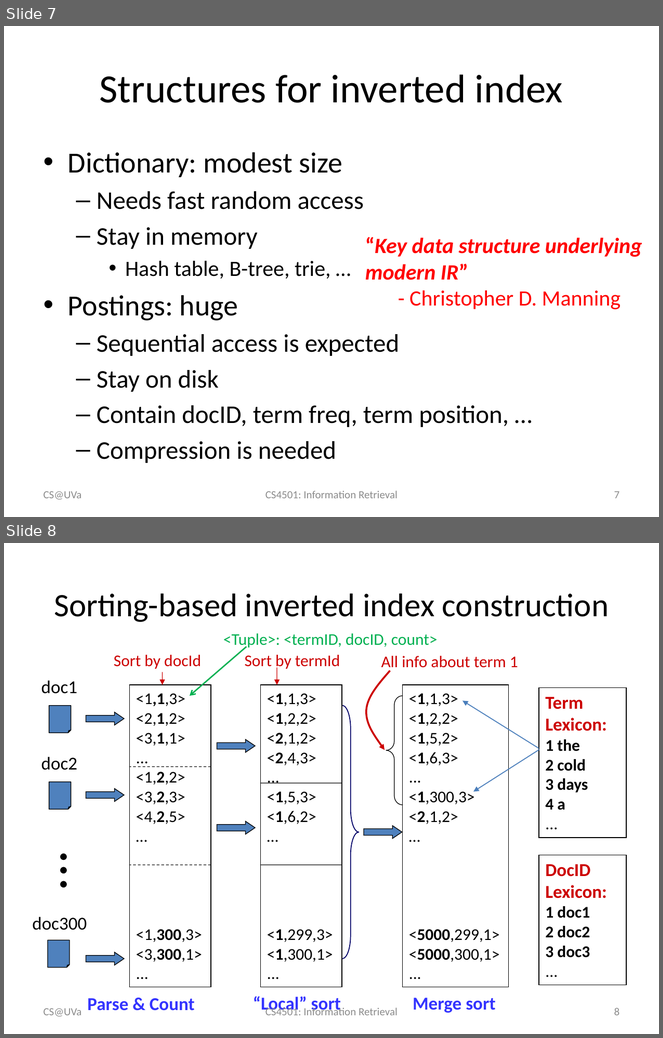
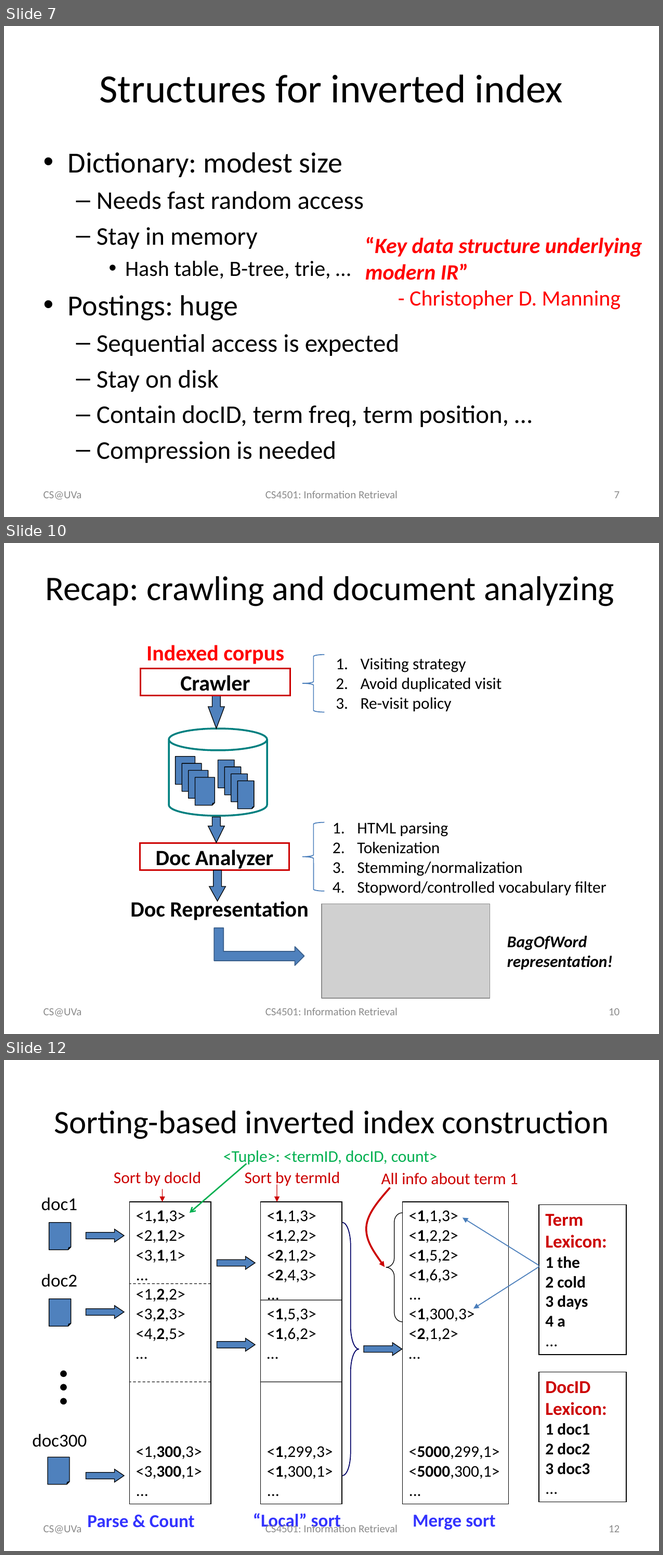
Before and after one commit to wang296/IR2015, a slide deck: docs/Inverted Index.pptx. Shown one above the other, each under a label of ours: slides 7 and 8 before the commit, slides 7, 10 and 12 after it; the slides between them are not shown. The pictures are 663x1038 and 663x1555 pixels, drawn with LibreOffice and Linux fonts; fonts in the diff are those of the drawing; grey boxes stand for pictures. Boxes give left, top, right and bottom in pixels: in the first picture for what was removed or moved away, otherwise in the second. Text is boxed around its words. In the diff, an @@ line names an element or a change of style, - is before the commit and + after.

```diff
--- a/docs/Inverted Index.pptx
+++ b/docs/Inverted Index.pptx
@@ slide 10 added at box(4, 543, 659, 1034), background #FFFFFF @@
@@ title added at box(45, 576, 614, 606), 38 pt, text #000000 @@
+Recap: crawling and document analyzing
@@ text added at box(146, 645, 284, 664), 24 pt, text #FF0000, bold @@
+Indexed corpus
@@ left brace added at box(303, 654, 324, 712), outline #4B7EBC 1 pt @@
@@ text added at box(361, 658, 502, 711), 18 pt, text #000000 @@
+1. Visiting strategy
+2. Avoid duplicated visit
+3. Re-visit policy
@@ rectangle added at box(140, 669, 289, 696), outline #CC0000 1.75 pt, 24 pt, text #000000, bold @@
+Crawler
@@ group added at box(169, 696, 268, 815): 8 folded corners, 1 cylinder, 1 down arrow @@
@@ down arrow added at box(208, 817, 225, 843), fill #4F81BD, outline #000000 0.75 pt @@
@@ left brace added at box(303, 823, 324, 891), outline #4B7EBC 1 pt @@
@@ text added at box(357, 822, 607, 896), 18 pt, text #000000 @@
+1. HTML parsing
+2. Tokenization
+3. Stemming/normalization
+4. Stopword/controlled vocabulary filter
@@ rectangle added at box(140, 843, 289, 871), outline #CC0000 1.75 pt, 24 pt, text #000000, bold @@
+Doc Analyzer
@@ down arrow added at box(209, 871, 226, 901), fill #4F81BD, outline #000000 0.75 pt @@
@@ text added at box(130, 899, 308, 921), 24 pt, text #000000, bold @@
+Doc Representation
@@ picture added at box(322, 904, 490, 999) @@
@@ bent up arrow added at box(214, 929, 305, 966), fill #4F81BD, outline #3A5F8C 1 pt @@
@@ text added at box(507, 936, 613, 970), 18 pt, text #000000, bold, italic @@
+BagOfWord representation!
@@ text added at box(44, 1008, 82, 1017), 12 pt, text #8C8C8C @@
+CS@UVa
@@ text added at box(266, 1008, 398, 1016), 12 pt, text #8C8C8C @@
+CS4501: Information Retrieval
@@ page number added at box(609, 1008, 620, 1016), 12 pt, text #8C8C8C @@
+10
@@ what was slide 8 is now slide 12 @@
@@ page number at box(609, 1525, 620, 1533): text changed @@
-8
+12
```
Also in this commit, not shown: 2 slides changed, 4 other slides added, 3 other files.
